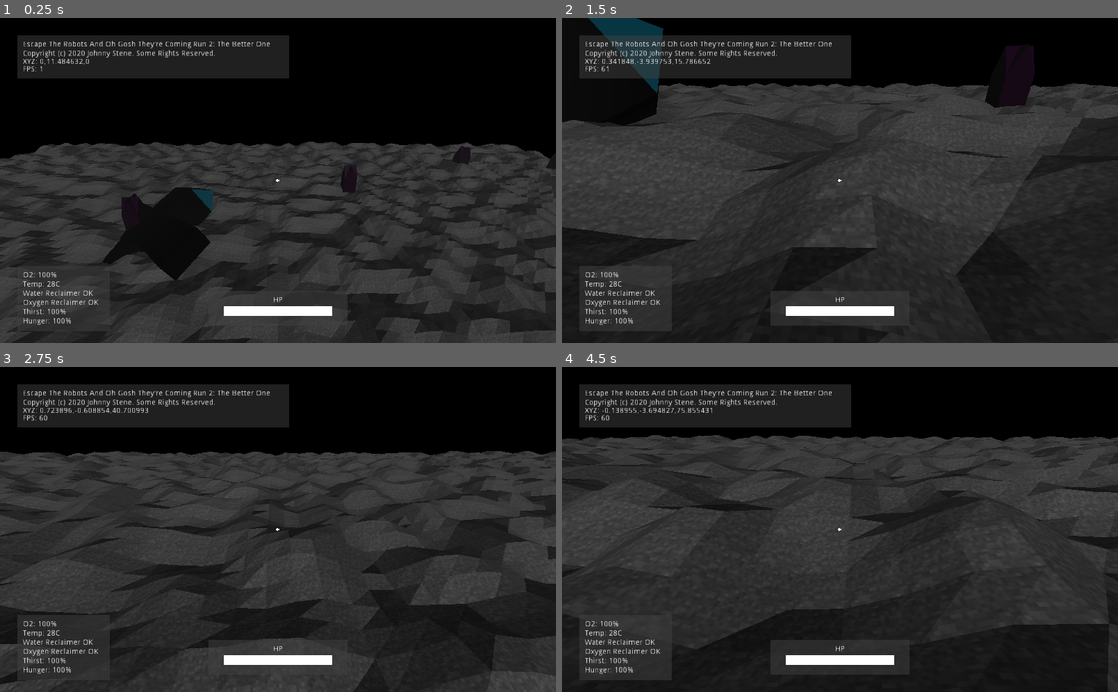
Above: before the commit, frames 1-4 (two rows, left to right).
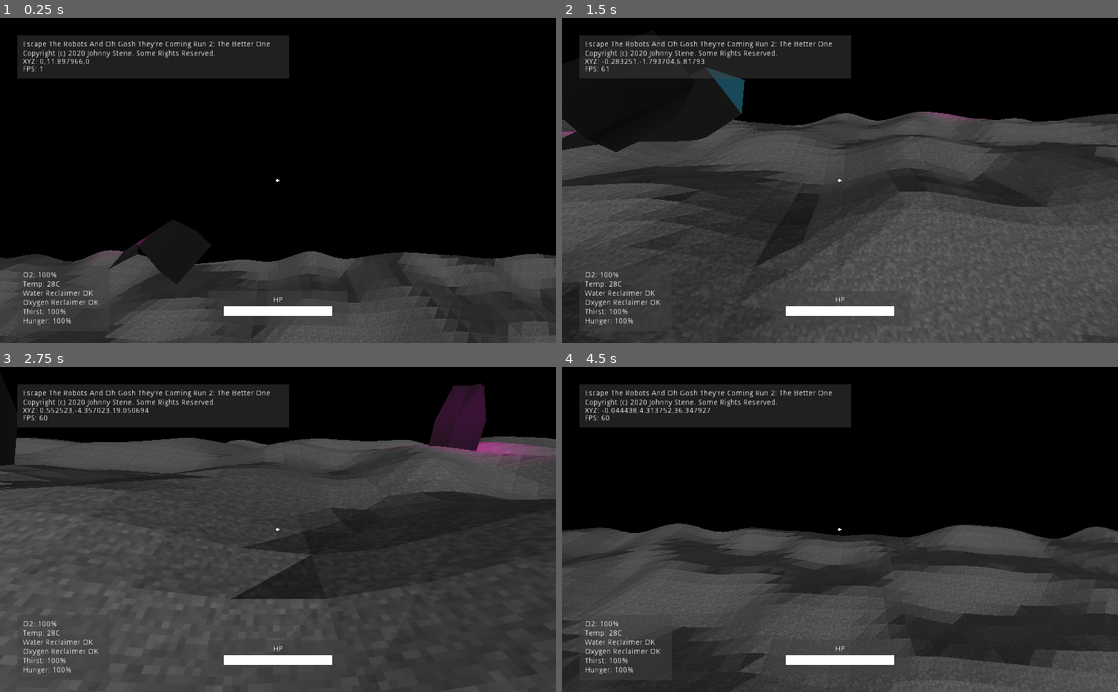
Above: after the commit, the same moments.

Repository: jhonnystene/EscapeGame2
Game: Godot game, scene res://GameWorld.tscn
The game is run twice, just before and just after one commit, with the same random seed, the same clock (stepped at 60 frames per second) and the same inputs.
Inputs (mouse positions are in pixels of both pictures, inside the frame that each line leads up to):
- Up to frame 1 (0.25 s): no input
- Up to frame 2 (1.5 s): move the mouse to (867, 180) at 0.52 s; hold W (move_forward) from 0.53 s (still down); click (867, 180) at 0.6 s; tap Space (jump) at 0.77 s; move the mouse to (812, 180) at 1.27 s; click (812, 180) at 1.35 s
- Up to frame 3 (2.75 s): keep holding W (move_forward); tap Space (jump) at 1.52 s; move the mouse to (289, 523) at 2.02 s; click (289, 523) at 2.1 s
- Up to frame 4 (4.5 s): keep holding W (move_forward); move the mouse to (834, 536) at 2.77 s; click (834, 536) at 2.85 s; tap Space (jump) at 3.02, 3.77 s; move the mouse to (878, 532) at 3.52 s; click (878, 532) at 3.6 s; move the mouse to (795, 526) at 4.27 s; click (795, 526) at 4.35 s

The runs differ from the first frame. In frame 1, 38% of the frame differs, in the area x 0-100%, y 12-100%; in frame 2, 42%; in frame 3, 33%; in frame 4, 49%.

Commit message:
Rocks are now destructible, added 3d models

Diff:
--- a/Chunk.gd
+++ b/Chunk.gd
@@ -2,7 +2,6 @@
 
 func init(vertices, UVs):
 	var grassMaterial = load("res://material.tres")
-
 	var generatedMesh = Mesh.new()
 
 	var st = SurfaceTool.new()
--- a/Chunk.tscn
+++ b/Chunk.tscn
@@ -1,13 +1,19 @@
-[gd_scene load_steps=3 format=2]
+[gd_scene load_steps=5 format=2]
 
 [ext_resource path="res://Chunk.gd" type="Script" id=1]
+[ext_resource path="res://material.tres" type="Material" id=2]
 
-[sub_resource type="BoxShape" id=1]
+[sub_resource type="CapsuleMesh" id=1]
+material = ExtResource( 2 )
+
+[sub_resource type="BoxShape" id=2]
 
 [node name="Chunk" type="MeshInstance"]
+mesh = SubResource( 1 )
+material/0 = null
 script = ExtResource( 1 )
 
 [node name="StaticBody" type="StaticBody" parent="."]
 
 [node name="CollisionShape" type="CollisionShape" parent="StaticBody"]
-shape = SubResource( 1 )
+shape = SubResource( 2 )
--- a/GameWorld.tscn
+++ b/GameWorld.tscn
@@ -20,17 +20,15 @@
 [node name="Camera" type="Camera" parent="Player/RotationHelper"]
 transform = Transform( -1, 1.32734e-07, -2.97581e-07, 0, 0.913268, 0.407358, 3.25841e-07, 0.407358, -0.913268, 0, 5.86163, 0 )
 current = true
+far = 25.0
+
+[node name="RayCast" type="RayCast" parent="Player/RotationHelper/Camera"]
+enabled = true
+cast_to = Vector3( 0, 0, -5 )
 
 [node name="CollisionShape" type="CollisionShape" parent="Player"]
 transform = Transform( 1, 0, 0, 0, -1.62921e-07, -1, 0, 1, -1.62921e-07, 0, 6.44128, 0 )
 shape = SubResource( 1 )
-
-[node name="DirectionalLight" type="DirectionalLight" parent="."]
-transform = Transform( 1, 0, 0, 0, -0.425479, 0.904968, 0, -0.904968, -0.425479, 0, 5.67541, 10.958 )
-visible = false
-light_energy = 0.83
-shadow_enabled = true
-shadow_contact = 3.27
 
 [node name="UILayer" type="CanvasLayer" parent="."]
 
@@ -55,6 +53,9 @@
 Oxygen Reclaimer OK
 Thirst: 100%
 Hunger: 100%"
+__meta__ = {
+"_edit_use_anchors_": false
+}
 
 [node name="DebugHUD" type="ColorRect" parent="UILayer"]
 margin_left = 32.0
@@ -116,6 +117,9 @@
 margin_top = 28.0
 margin_right = 228.0
 margin_bottom = 46.0
+__meta__ = {
+"_edit_use_anchors_": false
+}
 
 [node name="Crosshairs" type="ColorRect" parent="UILayer"]
 margin_left = 510.0
--- a/Player.gd
+++ b/Player.gd
@@ -1,10 +1,19 @@
 extends KinematicBody
 
-const GRAVITY = -24.8
+var hp = 100
+
+var suitTemp = 28
+var oxygen = 100
+var thirst = 100
+var hunger = 100
+var oxygenReclaimerHealth = 100
+var waterReclaimerHealth = 100
+
+const GRAVITY = -12.4
 var vel = Vector3()
-const MAX_SPEED = 20
-const JUMP_SPEED = 18
-const ACCEL = 4.5
+const MAX_SPEED = 10
+const JUMP_SPEED = 15
+const ACCEL = 2.5
 
 var dir = Vector3()
 
@@ -56,6 +65,11 @@
 		else:
 			Input.set_mouse_mode(Input.MOUSE_MODE_VISIBLE)
 
+	if(Input.is_action_just_pressed("attack")):
+		$RotationHelper/Camera/RayCast.force_raycast_update()
+		if($RotationHelper/Camera/RayCast.is_colliding()):
+			if("Rock" in $RotationHelper/Camera/RayCast.get_collider().name):
+				$RotationHelper/Camera/RayCast.get_collider().get_parent().do_attack()
 func process_movement(delta):
 	dir.y = 0
 	dir = dir.normalized()
--- a/SpaceEnvironment.tres
+++ b/SpaceEnvironment.tres
@@ -12,8 +12,10 @@
 background_mode = 2
 background_sky = SubResource( 1 )
 ambient_light_color = Color( 0.996078, 0.988235, 0.988235, 1 )
-ambient_light_energy = 4.16
+ambient_light_energy = 8.03
 fog_enabled = true
 fog_color = Color( 0.282353, 0.27451, 0.27451, 1 )
 fog_depth_end = 4000.0
-fog_depth_curve = 0.297305
+fog_depth_curve = 0.203066
+fog_transmit_enabled = true
+fog_transmit_curve = 0.116629
--- a/Test.gd
+++ b/Test.gd
@@ -5,6 +5,7 @@
 
 const TERRAIN_TYPE_ROCKY = 1
 const TERRAIN_TYPE_HILLY = 3
+const TERRAIN_TYPE_IN_BETWEEN = 5
 const TERRAIN_TYPE_FLAT = 20
 
 const TERRAIN_MULTIPLIER_NORMAL = 1
@@ -86,31 +87,50 @@
 
 		var rock = testRock.instance()
 		rock.global_translate(Vector3(rockX, 0, rockZ))
+		#rock.global_rotate(Vector3(1, 1, 1), (randi()%30) - 15)
 		currentChunk.add_child(rock)
 
 func _ready():
 	randomize()
 
-	var grassMaterial = load("res://material.tres")
-
 	noise.seed = randi()
 	noise.octaves = 1
 	noise.persistence = 0.8
-	noise.period = TERRAIN_TYPE_HILLY
+	noise.period = TERRAIN_TYPE_IN_BETWEEN
 
 func _process(delta):
 	var pos = $Player.get_global_transform().origin
 	$UILayer/DebugHUD/PositionLabel.text = "XYZ: " + str(pos.x) + "," + str(pos.y) + "," + str(pos.z)
 	$UILayer/DebugHUD/FPSLabel.text = "FPS: " + str(Engine.get_frames_per_second())
 
+	var text = "O2: "
+	text += str($Player.oxygen) + "%\n"
+	text += "Temp: " + str($Player.suitTemp) + "C\n"
+	if($Player.waterReclaimerHealth > 80):
+		text += "Water Reclaimer OK\n"
+	elif($Player.waterReclaimerHealth > 40):
+		text += "Water Reclaimer DEG\n"
+	elif($Player.waterReclaimerHealth > 5):
+		text += "Water Reclaimer BAD\n"
+
+	if($Player.oxygenReclaimerHealth > 80):
+		text += "Oxygen Reclaimer OK\n"
+	elif($Player.oxygenReclaimerHealth > 40):
+		text += "Oxygen Reclaimer DEG\n"
+	elif($Player.oxygenReclaimerHealth > 5):
+		text += "Oxygen Reclaimer BAD\n"
+
+	text += "Thirst: " + str($Player.thirst) + "%\n"
+	text += "Hunger: " + str($Player.hunger) + "%\n"
+	$UILayer/StatsHUD/Label.text = text
+
+	$UILayer/HPRect/ColorRect.rect_size.x = $Player.hp * 2
+
 	var loadedChunksNeeded = []
 	var playerChunkPos = Vector2(floor(pos.x / ORIGINAL_CHUNK_SIZE), floor(pos.z / ORIGINAL_CHUNK_SIZE))
 	for x in range(-((RENDER_DISTANCE - 1) / 2), (RENDER_DISTANCE - 1) / 2):
 		for z in range(-((RENDER_DISTANCE - 1) / 2), (RENDER_DISTANCE - 1) / 2):
 			loadedChunksNeeded.append(Vector2(playerChunkPos.x + x, playerChunkPos.y + z))
-
-	#print("Player is at " + str(pos) + " (Chunk " + str(playerChunkPos) + ")")
-	#print("Player is at " + str(playerChunkPos) + " so I need " + str(loadedChunksNeeded))
 
 	var keepChunks = []
 	for child in $Chunks.get_children():
@@ -139,11 +159,7 @@
 			trash = false
 
 		if(trash):
-			print("Trashing " + str(chunkPos) + "!")
-			if(chunkPos == playerChunkPos):
-				print("ERROR! Trying to trash player's chunk!")
 			child.queue_free()
 
 	for chunkPos in loadChunks:
-		print("Loading new chunk: " + str(chunkPos))
 		createChunk(chunkPos.x, chunkPos.y)
--- /dev/null
+++ b/TestRock.gd
@@ -0,0 +1,5 @@
+extends MeshInstance
+
+func do_attack():
+	print("Rock mined!")
+	queue_free()
--- a/TestRock.tscn
+++ b/TestRock.tscn
@@ -1,6 +1,7 @@
-[gd_scene load_steps=5 format=2]
+[gd_scene load_steps=6 format=2]
 
 [ext_resource path="res://TestRockMaterial.tres" type="Material" id=1]
+[ext_resource path="res://TestRock.gd" type="Script" id=2]
 
 [sub_resource type="CubeMesh" id=1]
 material = ExtResource( 1 )
@@ -13,8 +14,10 @@
 extents = Vector3( 1, 3, 1 )
 
 [node name="TestRock" type="MeshInstance"]
+transform = Transform( 0.82207, -0.424362, 0.379629, 0.247509, 0.866776, 0.432942, -0.512777, -0.261947, 0.817584, 0, 0, 0 )
 mesh = SubResource( 1 )
 material/0 = null
+script = ExtResource( 2 )
 
 [node name="TopBit" type="MeshInstance" parent="."]
 transform = Transform( 1, 0, 0, 0, 1, 0, 0, 0, 1, 0, 3, 0 )
@@ -26,8 +29,32 @@
 mesh = SubResource( 2 )
 material/0 = null
 
-[node name="StaticBody" type="StaticBody" parent="."]
+[node name="Rock" type="StaticBody" parent="."]
 
-[node name="CollisionShape" type="CollisionShape" parent="StaticBody"]
+[node name="CollisionShape" type="CollisionShape" parent="Rock"]
 transform = Transform( 1, 0, 0, 0, 1, 0, 0, 0, 1, 0, 1, 0 )
 shape = SubResource( 3 )
+
+[node name="OmniLight" type="OmniLight" parent="."]
+light_color = Color( 0.898039, 0.0235294, 0.741176, 1 )
+light_energy = 3.41
+
+[node name="OmniLight2" type="OmniLight" parent="."]
+transform = Transform( 1, 0, 0, 0, 1, 0, 0, 0, 1, 2.41969, 2.50266, 0 )
+light_color = Color( 0.898039, 0.0235294, 0.741176, 1 )
+light_energy = 3.41
+
+[node name="OmniLight3" type="OmniLight" parent="."]
+transform = Transform( 1, 0, 0, 0, 1, 0, 0, 0, 1, -2.11663, 2.50266, 0 )
+light_color = Color( 0.898039, 0.0235294, 0.741176, 1 )
+light_energy = 3.41
+
+[node name="OmniLight4" type="OmniLight" parent="."]
+transform = Transform( 1, 0, 0, 0, 1, 0, 0, 0, 1, 0.235789, 2.50266, 3.10197 )
+light_color = Color( 0.898039, 0.0235294, 0.741176, 1 )
+light_energy = 3.41
+
+[node name="OmniLight5" type="OmniLight" parent="."]
+transform = Transform( 1, 0, 0, 0, 1, 0, 0, 0, 1, 0.235789, 2.50266, -2.6708 )
+light_color = Color( 0.898039, 0.0235294, 0.741176, 1 )
+light_energy = 3.41
--- a/material.tres
+++ b/material.tres
@@ -5,3 +5,7 @@
 [resource]
 albedo_texture = ExtResource( 1 )
 metallic = 0.23
+ao_enabled = true
+ao_light_affect = 1.0
+ao_on_uv2 = false
+ao_texture_channel = 0
--- a/project.godot
+++ b/project.godot
@@ -70,6 +70,11 @@
 "events": [ Object(InputEventKey,"resource_local_to_scene":false,"resource_name":"","device":0,"alt":false,"shift":false,"control":false,"meta":false,"command":false,"pressed":false,"scancode":32,"unicode":0,"echo":false,"script":null)
  ]
 }
+attack={
+"deadzone": 0.5,
+"events": [ Object(InputEventMouseButton,"resource_local_to_scene":false,"resource_name":"","device":0,"alt":false,"shift":false,"control":false,"meta":false,"command":false,"button_mask":0,"position":Vector2( 0, 0 ),"global_position":Vector2( 0, 0 ),"factor":1.0,"button_index":1,"pressed":false,"doubleclick":false,"script":null)
+ ]
+}
 
 [rendering]
 
Not shown, added: MainCharacter_006.mtl
Not shown, added: MainCharacter_006.obj.import
Not shown, added: MainCharacter_006.obj
